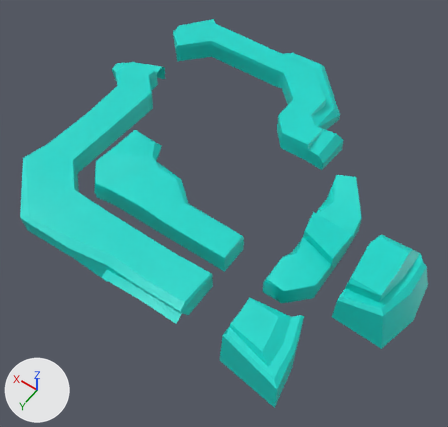
The FBX model Unity_DreamTD/Assets/Meshs/Props/Isle/LVL1/TowersAndFactorys.fbx: old version first, new version second.
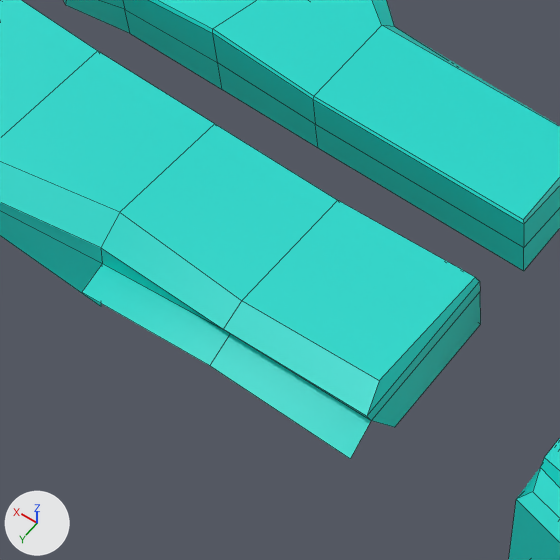
Each version appears first whole from a 50 mm lens placed at (-30.6, 33.5, 47.0), pointed at (-8.0, 2.0, -2.7), and next in a close-up on the part from 18% to 52% of the width and 46% to 82% of the height. The axes (+X, +Y, +Z) are drawn at lower left. The lights are the same throughout. The close-ups show mesh edges as thin lines. Where no turn or scale is listed for an object, it has been applied to the vertices.

Before the edit, the objects in view are built like this:
```python
me_mesh = bpy.data.meshes.new('Mesh')
me_mesh.from_pydata(...)  # 387 vertices, 332 faces; spans x -21.0..21.0, y -18.6..18.6, z -2.9..2.9
me_mesh.materials.append(mat_towersandfactories)  # cyan #00d8cb
# before: 341 (-5.2, 17.4, 0.9) at pixel (371, 420), 342 (-0.9, 17.4, 0.7) at pixel (230, 333), 343 (3.0, 17.7, 0.6) at pixel (102, 263), 352 (-5.2, 18.2, 0.4) at pixel (350, 458), 353 (-1.0, 18.3, 0.6) at pixel (209, 365)
# before: 354 (2.8, 18.6, 0.8) at pixel (81, 292)
ob_towersandfactorys = bpy.data.objects.new('TowersAndFactorys', me_mesh)
ob_towersandfactorys.location = (-7.84, -2.4, 0.18)
```
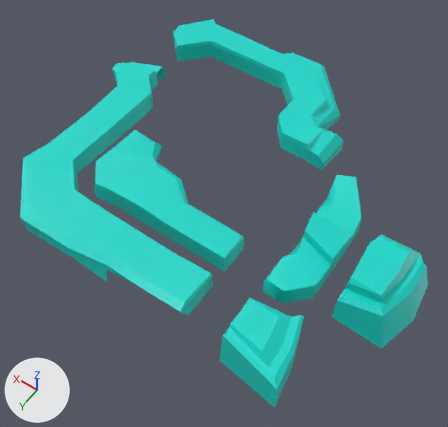
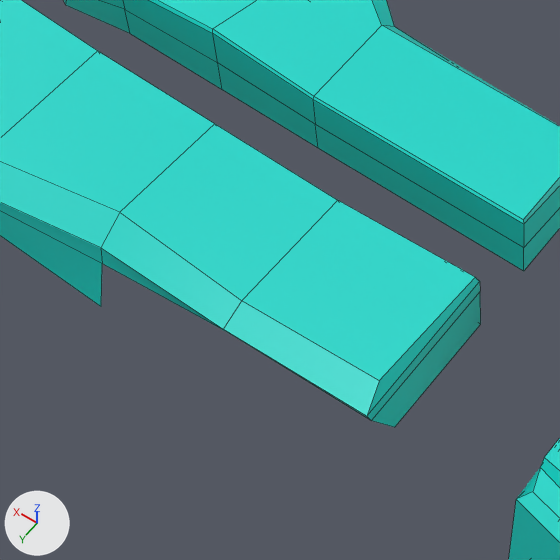
Boxes (x1, y1, x2, y2) around the edits, measured in the close-ups (560 x 560 px):
part 1 of me_mesh, deleted (cyan): before (82, 264, 371, 459)

Patch to the scene script:
```diff
--- a/Unity_DreamTD/Assets/Meshs/Props/Isle/LVL1/TowersAndFactorys.fbx.py
+++ b/Unity_DreamTD/Assets/Meshs/Props/Isle/LVL1/TowersAndFactorys.fbx.py
@@ me_mesh @@
 me_mesh.from_pydata(...)  # 387 vertices, 332 faces; spans x -21.0..21.0, y -18.6..18.6, z -2.9..2.9
 # used by ob_towersandfactorys; location = (-7.84, -2.4, 0.18)
 # verts and faces of me_mesh; kept vertices keep their numbers, new ones are numbered from 387
+# me_mesh part 1
+delete_vertices([352, 353, 354])  # with the faces that use them
 me_mesh.materials.append(mat_towersandfactories)
```
